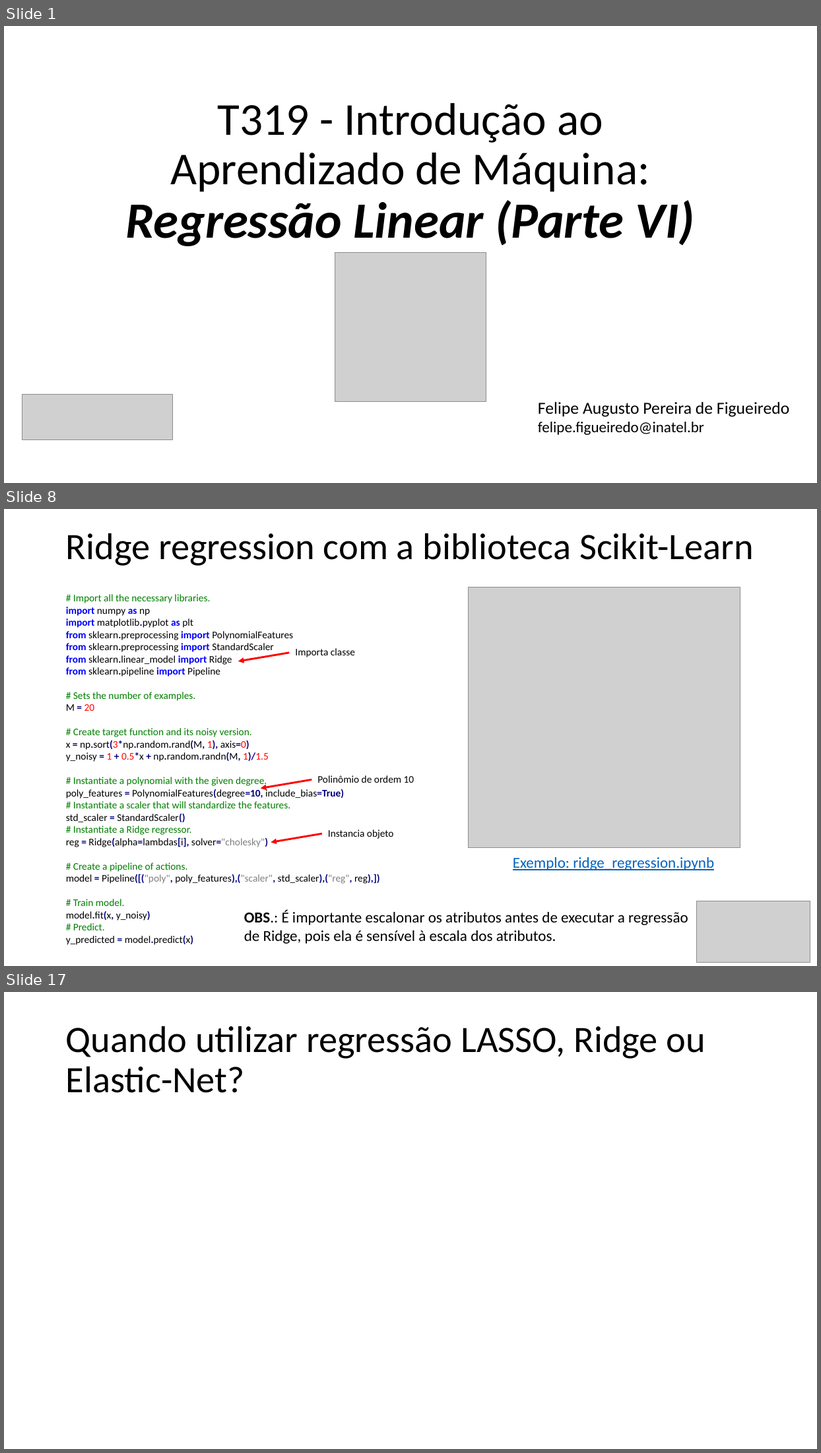
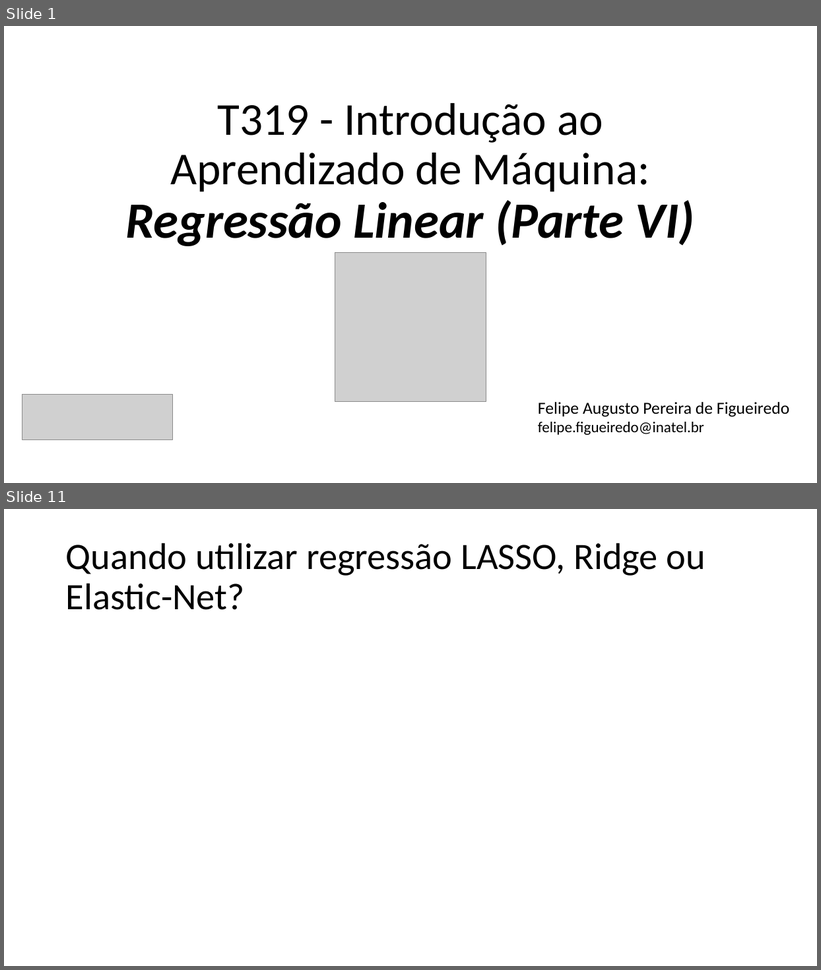
Before and after one commit to zz4fap/t319_aprendizado_de_maquina, a slide deck: slides/T319_Regressão_Linear (Parte VI).pptx. Shown one above the other, each under a label of ours: slides 1, 8 and 17 before the commit, slides 1 and 11 after it; the slides between them are not shown. The pictures are 821x1453 and 821x970 pixels, drawn with LibreOffice and Linux fonts; fonts in the diff are those of the drawing; grey boxes stand for pictures. Boxes give left, top, right and bottom in pixels: in the first picture for what was removed or moved away, otherwise in the second. Text is boxed around its words. In the diff, an @@ line names an element or a change of style, - is before the commit and + after.

```diff
--- a/slides/T319_Regressão_Linear (Parte VI).pptx
+++ b/slides/T319_Regressão_Linear (Parte VI).pptx
@@ slide 8 removed at [4, 509, 817, 966], background #FFFFFF @@
@@ title removed at [66, 533, 754, 566] @@
-Ridge regression com a biblioteca Scikit-Learn
@@ picture removed at [468, 588, 741, 848] @@
@@ text removed at [66, 594, 380, 945] @@
-# Import all the necessary libraries.
-import numpy as np
-import matplotlib.pyplot as plt
-from sklearn.preprocessing import PolynomialFeatures
-from sklearn.preprocessing import StandardScaler
-from sklearn.linear_model import Ridge
-from sklearn.pipeline import Pipeline
-# Sets the number of examples.
-M = 20
-# Create target function and its noisy version.
-x = np.sort(3*np.random.rand(M, 1), axis=0)
-y_noisy = 1 + 0.5*x + np.random.randn(M, 1)/1.5
-# Instantiate a polynomial with the given degree.
-poly_features = PolynomialFeatures(degree=10, include_bias=True)
-# Instantiate a scaler that will standardize the features.
-std_scaler = StandardScaler()
-# Instantiate a Ridge regressor.
-reg = Ridge(alpha=lambdas[i], solver="cholesky")
-# Create a pipeline of actions.
-model = Pipeline([("poly", poly_features),("scaler", std_scaler),("reg", reg),])
-# Train model.
-model.fit(x, y_noisy)
-# Predict.
-y_predicted = model.predict(x)
@@ arrow removed from (290, 653) to (238, 661) @@
@@ text removed at [295, 648, 355, 657] @@
-Importa classe
@@ arrow removed from (312, 780) to (261, 788) @@
@@ text removed at [318, 776, 415, 783] @@
-Polinômio de ordem 10
@@ arrow removed from (322, 834) to (271, 843) @@
@@ text removed at [328, 830, 394, 839] @@
-Instancia objeto
@@ text removed at [513, 857, 714, 871] @@
-Exemplo: ridge_regression.ipynb
@@ picture removed at [697, 902, 810, 963] @@
@@ text removed at [244, 910, 688, 944] @@
-OBS.: É importante escalonar os atributos antes de executar a regressão de Ridge, pois ela é sensível à escala dos atributos.
@@ what was slide 17 is now slide 11 @@
```
Also in this commit, not shown: 9 slides changed, 3 slides added, 8 other slides removed, 26 other files.
